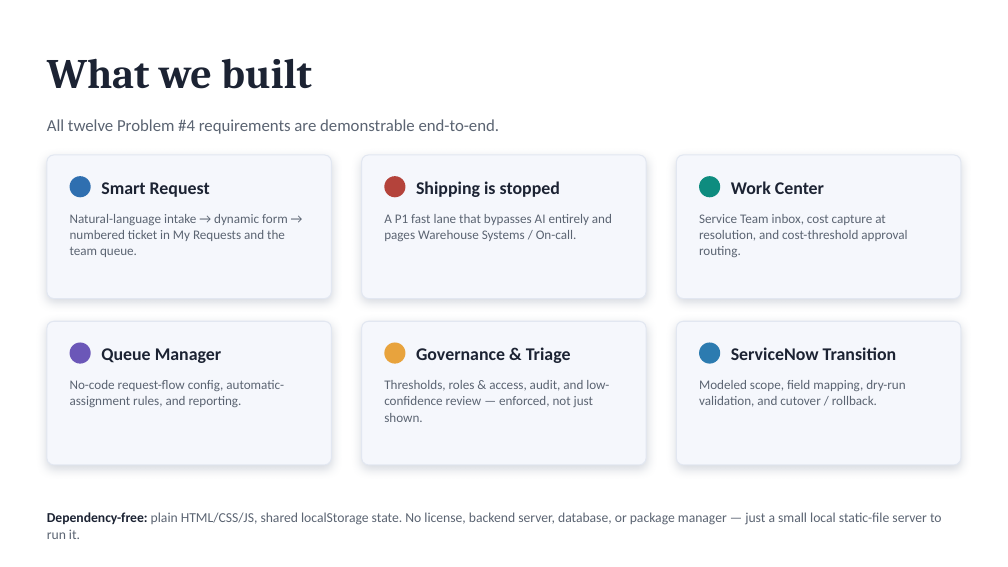
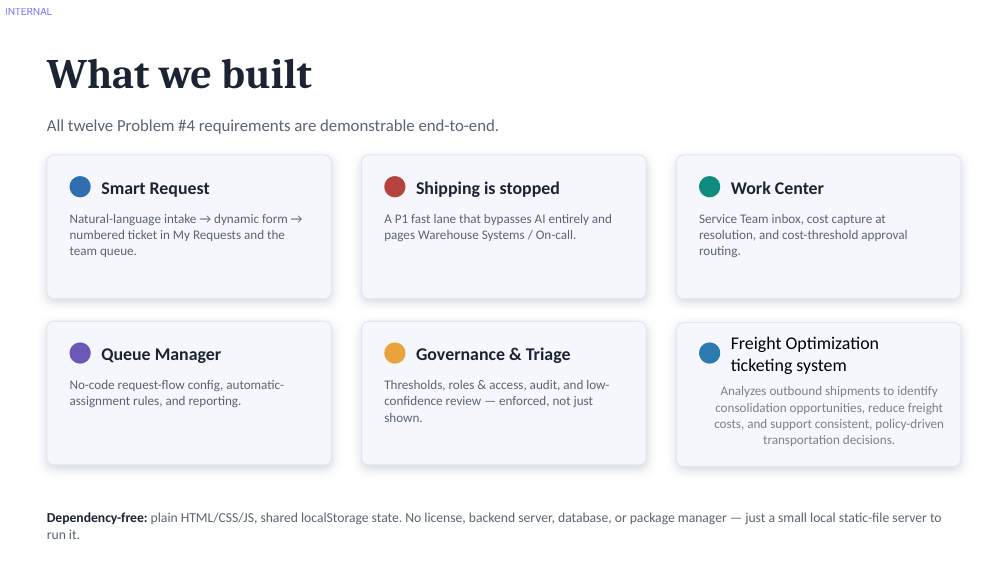
Before and after one commit to Lexi-Tafoya/MasterFlow-, a slide deck: slide 4 of submission/MasterFlow_Slides.pptx. Drawn at 1008x567 pixels with LibreOffice and Linux fonts; fonts in the diff are those of the drawing. Boxes give left, top, right and bottom in pixels: in the first picture for what was removed or moved away, otherwise in the second. Text is boxed around its words. In the diff, an @@ line names an element or a change of style, - is before the commit and + after.

```diff
--- a/submission/MasterFlow_Slides.pptx
+++ b/submission/MasterFlow_Slides.pptx
@@ text added at [5,8,52,15], 10 pt, text #0000FF at 50% opacity @@
+INTERNAL
@@ text at [731,336,879,374]: text changed; text colour #1C2333 to #000000; bold off @@
-ServiceNow Transition
+Freight Optimization ticketing system
@@ text removed at [699,380,905,407] @@
-Modeled scope, field mapping, dry-run validation, and cutover / rollback.
@@ text added at [714,386,944,446], 12.5 pt, text #808080 @@
+Analyzes outbound shipments to identify consolidation opportunities, reduce freight costs, and support consistent, policy-driven transportation decisions.
```
Also in this commit, not shown: 4 other slides changed.
